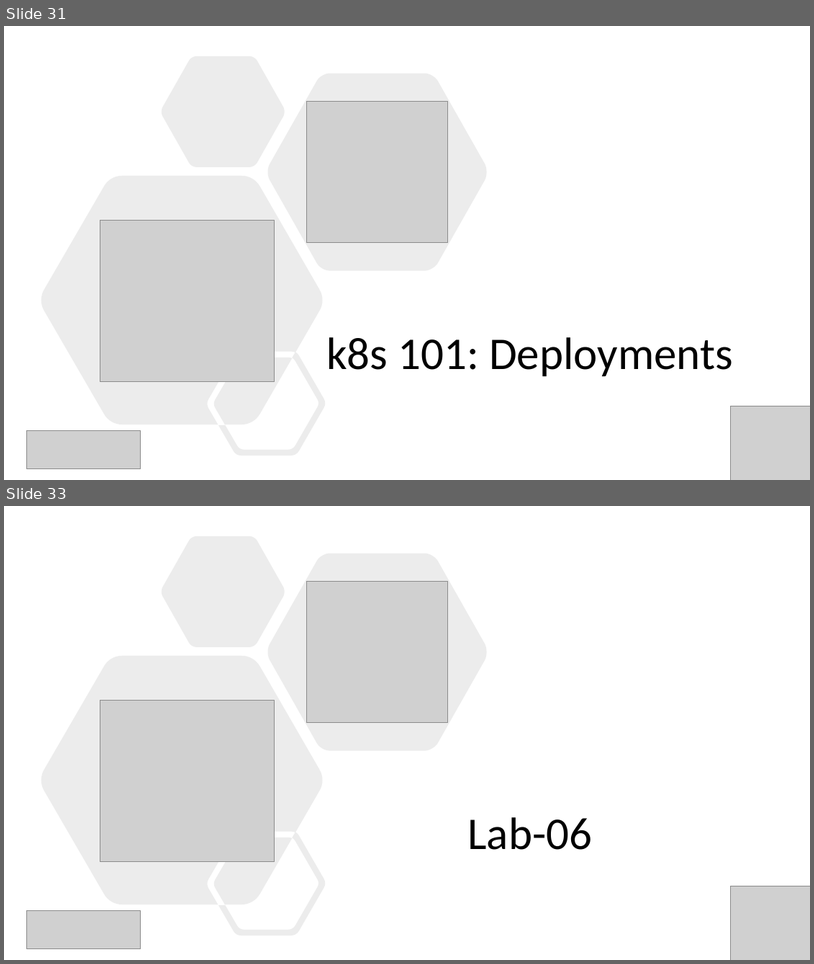
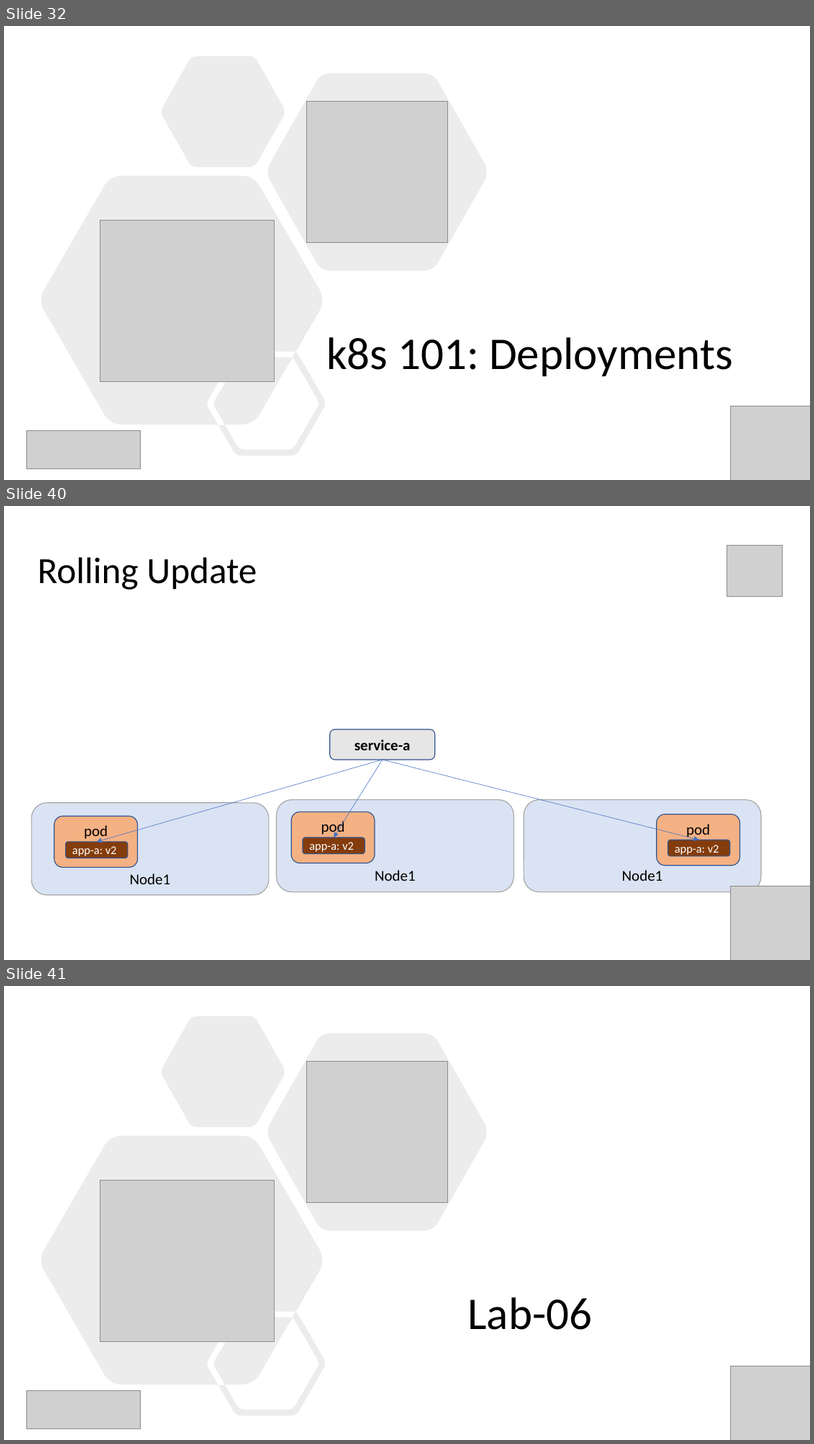
Before and after one commit to evgenyb/aks-workshops, a slide deck: 01-aks-and-k8s-101/slides/Introduction to AKS.pptx. Shown one above the other, each under a label of ours: slides 31 and 33 before the commit, slides 32, 40 and 41 after it; the slides between them are not shown. The pictures are 814x964 and 814x1444 pixels, drawn with LibreOffice and Linux fonts; fonts in the diff are those of the drawing; grey boxes stand for pictures. Boxes give left, top, right and bottom in pixels: in the first picture for what was removed or moved away, otherwise in the second. Text is boxed around its words. In the diff, an @@ line names an element or a change of style, - is before the commit and + after.

```diff
--- a/01-aks-and-k8s-101/slides/Introduction to AKS.pptx
+++ b/01-aks-and-k8s-101/slides/Introduction to AKS.pptx
@@ slide 40 added at [4, 506, 810, 960], background #FFFFFF @@
@@ picture added at [728, 546, 783, 597] @@
@@ title added at [38, 557, 257, 590], 44 pt, text #000000 @@
+Rolling Update
@@ rounded rectangle added at [330, 729, 435, 759], fill #E7E6E6, outline #325491 1 pt, 18 pt, text #000000, bold @@
+service-a
@@ arrow added from (383, 759) to (97, 842), #4472C4 0.5 pt @@
@@ arrow added from (383, 759) to (334, 837), #4472C4 0.5 pt @@
@@ arrow added from (383, 759) to (700, 840), #4472C4 0.5 pt @@
@@ rounded rectangle added at [31, 803, 269, 894], fill #DAE3F3, outline #A5A5A5 1 pt, 18 pt, text #000000 @@
+Node1
@@ rounded rectangle added at [277, 800, 514, 891], fill #DAE3F3, outline #A5A5A5 1 pt, 18 pt, text #000000 @@
+Node1
@@ rounded rectangle added at [525, 800, 762, 891], fill #DAE3F3, outline #A5A5A5 1 pt, 18 pt, text #000000 @@
+Node1
@@ rounded rectangle added at [54, 816, 138, 867], fill #F4B183, outline #325491 1 pt, 18 pt, text #000000 @@
+pod
@@ rounded rectangle added at [291, 811, 375, 863], fill #F4B183, outline #325491 1 pt, 18 pt, text #000000 @@
+pod
@@ rounded rectangle added at [657, 814, 741, 865], fill #F4B183, outline #325491 1 pt, 18 pt, text #000000 @@
+pod
@@ rounded rectangle added at [66, 842, 128, 858], fill #843C0B, outline #325491 1 pt, 14 pt, text #FFFFFF @@
+app-a: v2
@@ rounded rectangle added at [303, 837, 365, 854], fill #843C0B, outline #325491 1 pt, 14 pt, text #FFFFFF @@
+app-a: v2
@@ rounded rectangle added at [669, 840, 730, 856], fill #843C0B, outline #325491 1 pt, 14 pt, text #FFFFFF @@
+app-a: v2
@@ picture added at [731, 885, 810, 960] @@
@@ what was slide 31 is now slide 32 @@
@@ what was slide 33 is now slide 41 @@
```
Also in this commit, not shown: 9 other slides added, 1 slide removed, 2 other files.
